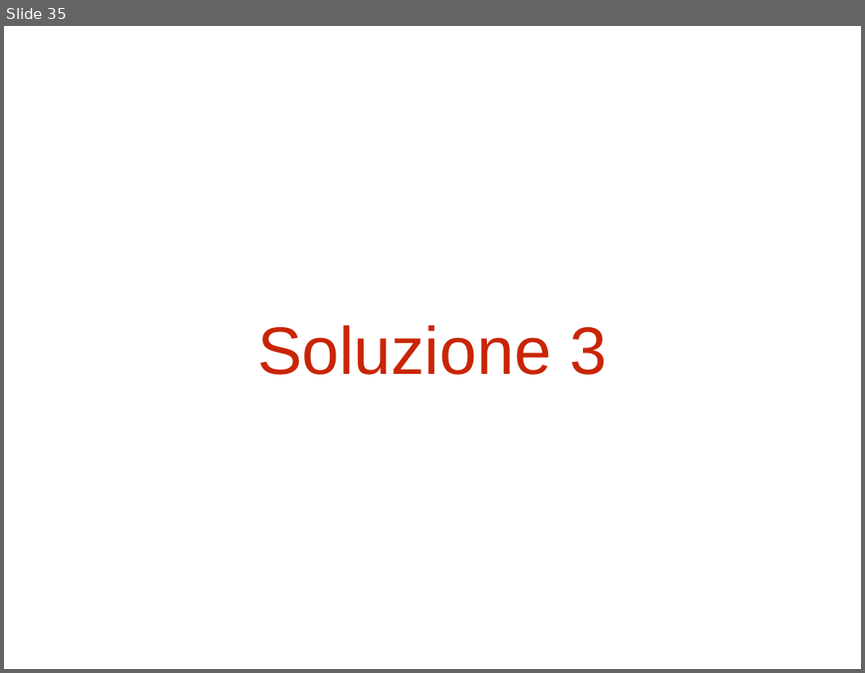
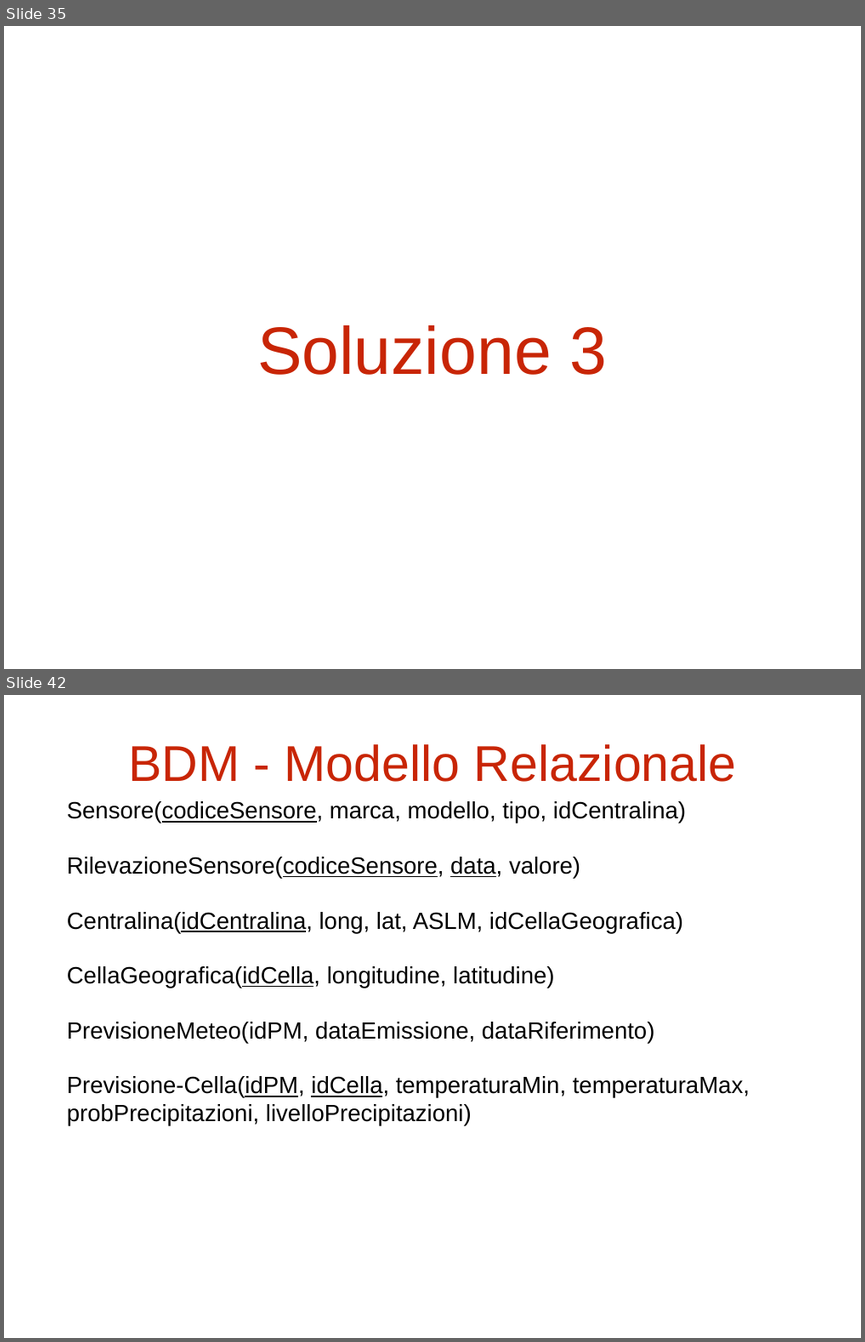
Before and after one commit to Stef23/MRVProject, a slide deck: PDF.pptx. Shown one above the other, each under a label of ours: slide 35 before the commit, slides 35 and 42 after it; the slides between them are not shown. The pictures are 865x673 and 865x1342 pixels, drawn with LibreOffice and Linux fonts; fonts in the diff are those of the drawing. Boxes give left, top, right and bottom in pixels: in the first picture for what was removed or moved away, otherwise in the second. Text is boxed around its words. In the diff, an @@ line names an element or a change of style, - is before the commit and + after.

```diff
--- a/PDF.pptx
+++ b/PDF.pptx
@@ slide 42 added at <box>4,695,861,1338</box>, background #FFFFFF @@
@@ title added at <box>128,744,737,782</box>, 60 pt, text #C82506 @@
+BDM - Modello Relazionale
@@ text added at <box>67,801,749,1126</box>, 28 pt, text #000000 @@
+Sensore(codiceSensore, marca, modello, tipo, idCentralina)
+RilevazioneSensore(codiceSensore, data, valore)
+Centralina(idCentralina, long, lat, ASLM, idCellaGeografica)
+CellaGeografica(idCella, longitudine, latitudine)
+PrevisioneMeteo(idPM, dataEmissione, dataRiferimento)
+Previsione-Cella(idPM, idCella, temperaturaMin, temperaturaMax, probPrecipitazioni, livelloPrecipitazioni)
```
Also in this commit, not shown: 7 slides changed, 21 other slides added, 2 slides removed, 5 other files.
